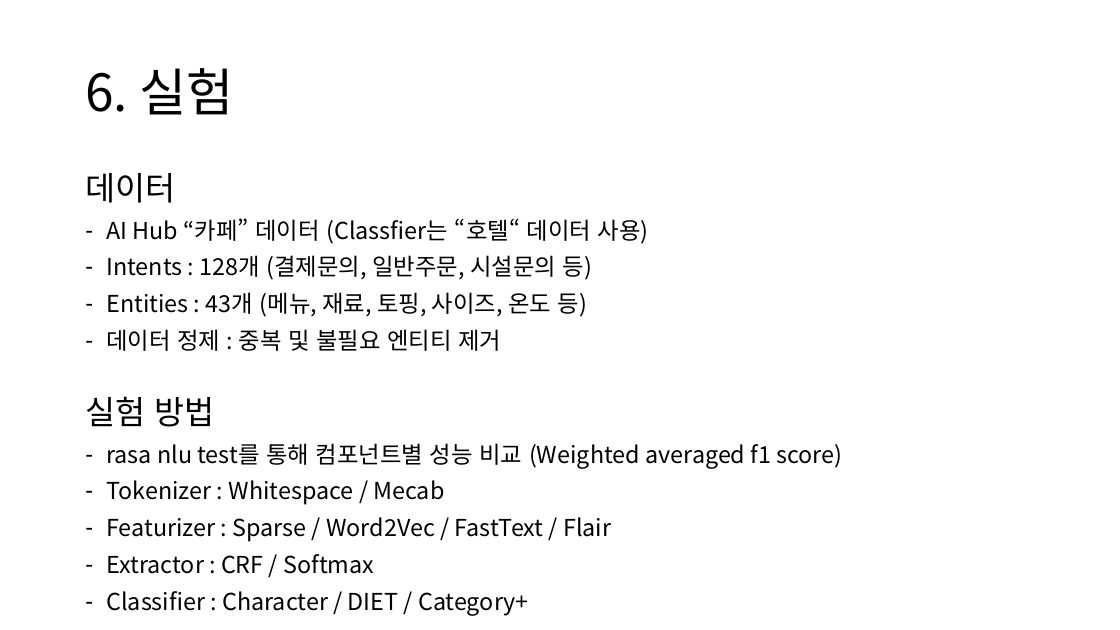
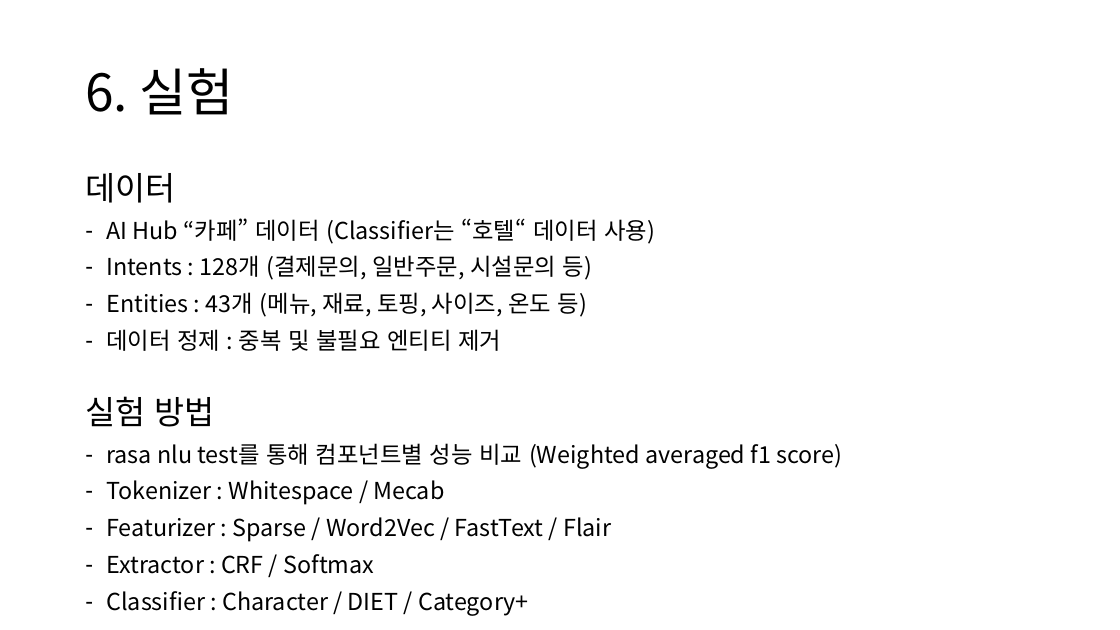
Before and after one commit to yongsun-yoon/chatbot, a slide deck: slide 11 of docs/Rasa custom NLU 모델 개발_팀장님.pptx. Drawn at 1120x630 pixels with LibreOffice and Linux fonts; fonts in the diff are those of the drawing. Boxes give left, top, right and bottom in pixels: in the first picture for what was removed or moved away, otherwise in the second. Text is boxed around its words. In the diff, an @@ line names an element or a change of style, - is before the commit and + after.

```diff
--- a/docs/Rasa custom NLU 모델 개발_팀장님.pptx
+++ b/docs/Rasa custom NLU 모델 개발_팀장님.pptx
@@ text at bbox=[106, 218, 655, 244]: text changed @@
-– AI Hub “카페” 데이터 (Classfier는 “호텔“ 데이터 사용)
+– AI Hub “카페” 데이터 (Classifier는 “호텔“ 데이터 사용)
```
Also in this commit, not shown: 3 other files.
